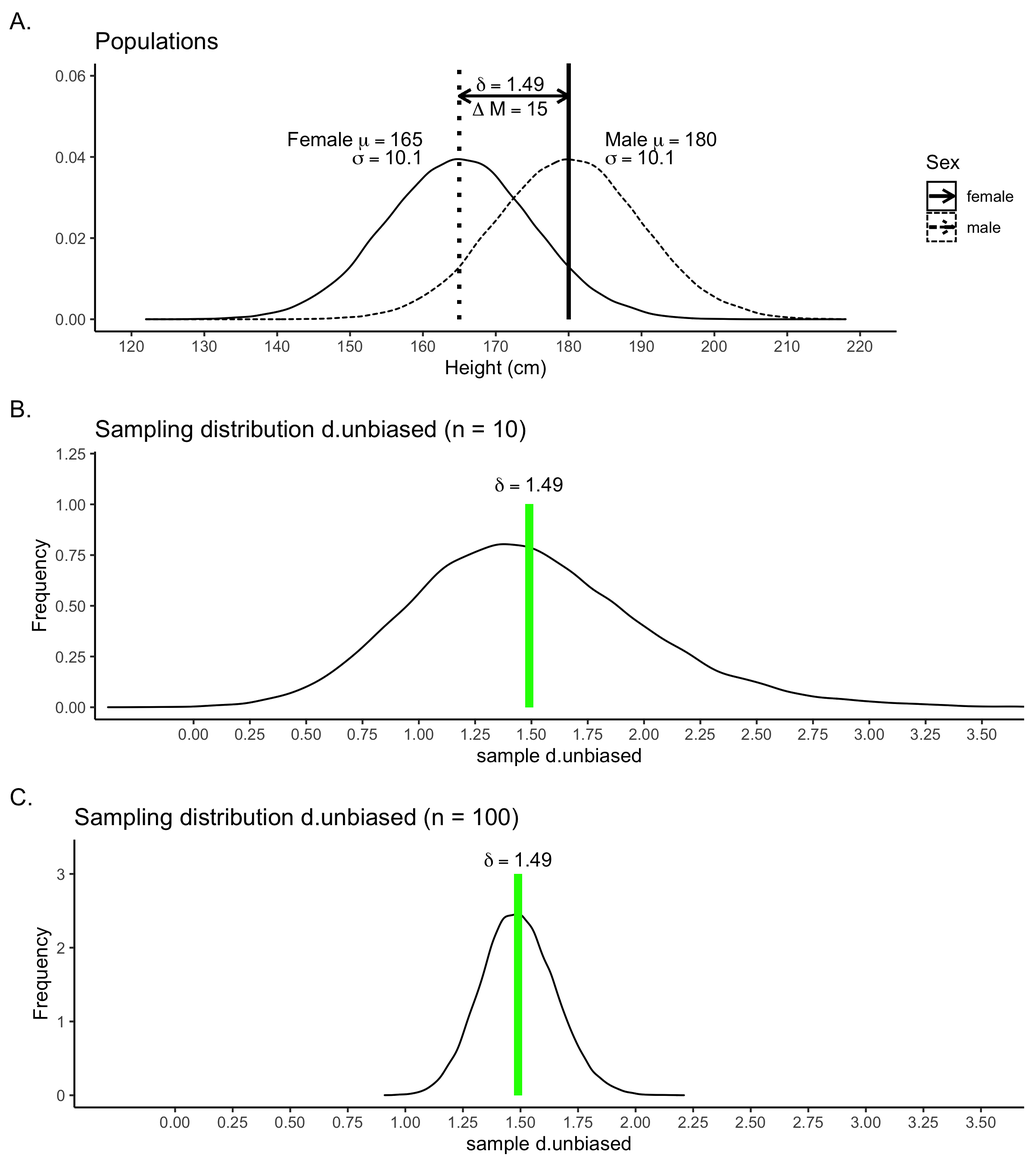
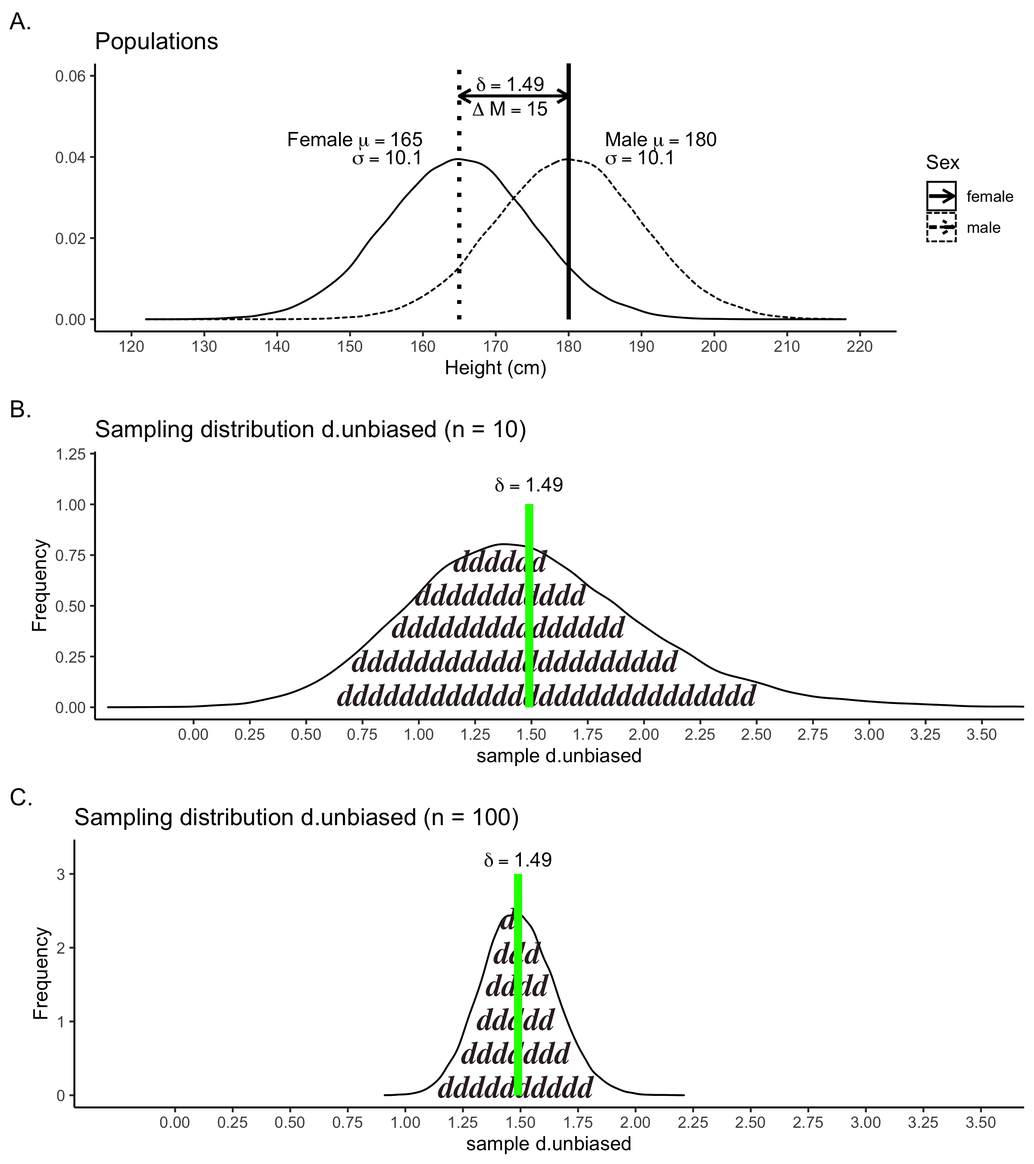
The second w=1034, h=1164 image is a revision of the first. Changes to its layers:
added group "ds" (1st of 2) with 12 layers above "white" over [336, 549, 758, 1098]
added layer "dddddd" in group "ds" over [453, 549, 549, 572]
added layer "ddddddddddd" in group "ds" over [414, 583, 587, 606]
added layer "ddddddddddddddd" in group "ds" over [391, 615, 627, 638]
added layer "ddddddddddddddddddddd" in group "ds" over [351, 649, 680, 672]
added layer "d" in group "ds" over [500, 907, 515, 930]
added layer "ddd" in group "ds" over [493, 941, 542, 964]
added layer "dddd" in group "ds" over [485, 973, 550, 996]
added layer "ddddd" in group "ds" over [476, 1007, 556, 1030]
added layer "ddddddd" in group "ds" over [461, 1041, 572, 1064]
added layer "dddddddddd" in group "ds" over [437, 1075, 595, 1098]
added layer "ddddddddddddddddddddddddddd" in group "ds" over [336, 683, 758, 706]
added layer "white" over [336, 549, 758, 1098]
